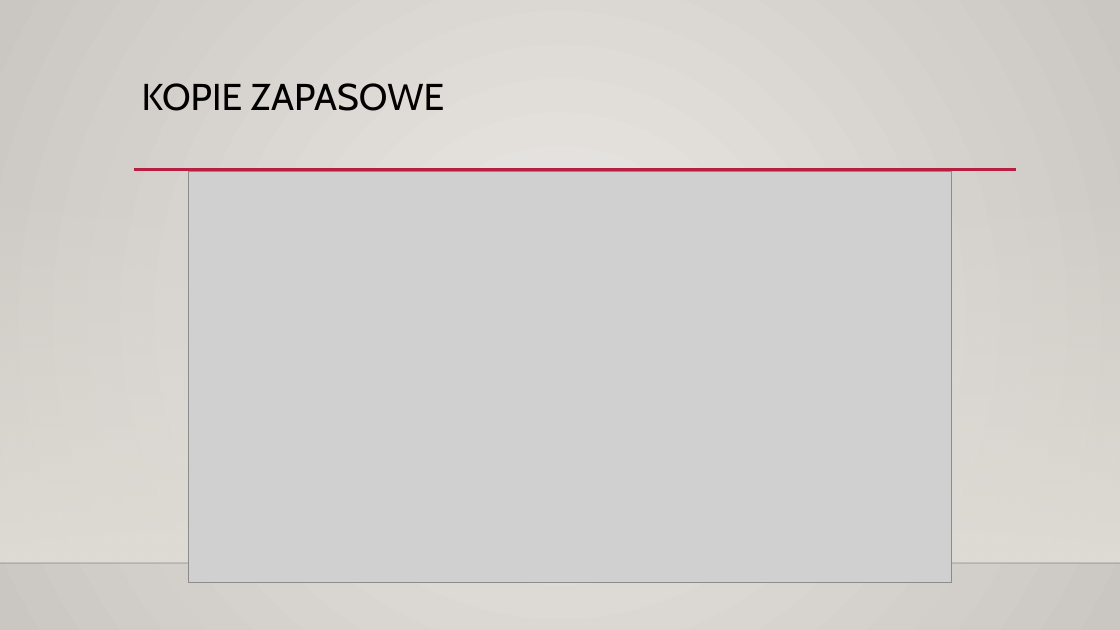
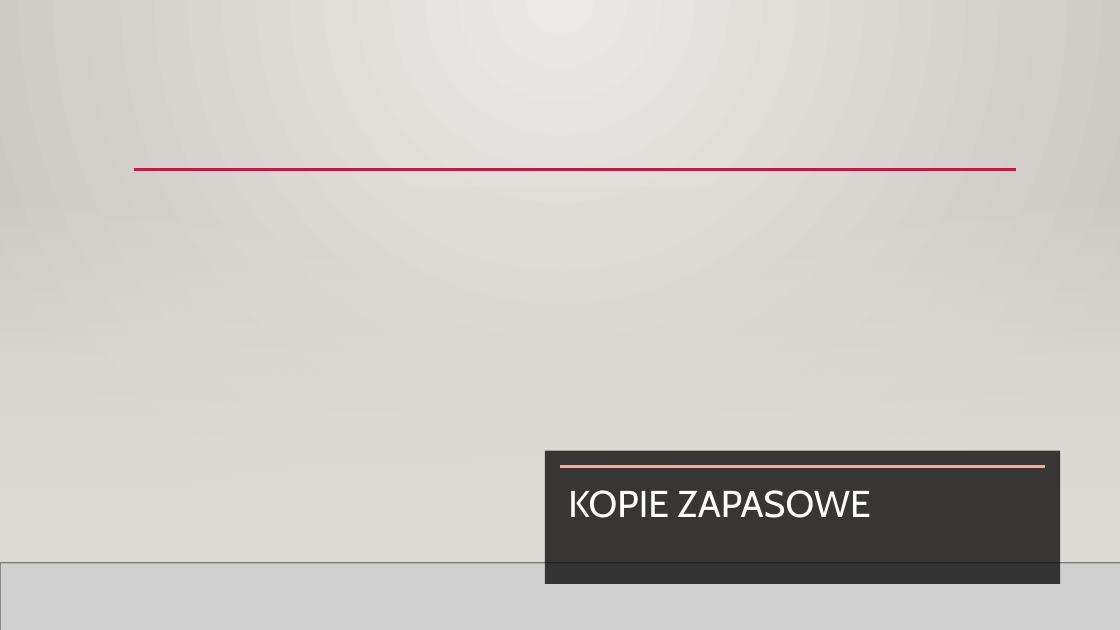
Before and after one commit to oliwiaglodek/MuzeumWPF, a slide deck: slide 20 of Prezentacja na obronę.pptx (slide 11 before the commit). Drawn at 1120x630 pixels with LibreOffice and Linux fonts; fonts in the diff are those of the drawing; grey boxes stand for pictures; background and template pictures are left out. Boxes give left, top, right and bottom in pixels: in the first picture for what was removed or moved away, otherwise in the second. Text is boxed around its words. In the diff, an @@ line names an element or a change of style, - is before the commit and + after.

```diff
--- a/Prezentacja na obronę.pptx
+++ b/Prezentacja na obronę.pptx
@@ background gradient #ECEAE7 to #CAC7C1 to picture (left out) @@
@@ line removed from (134, 170) to (1017, 170) @@
@@ line added from (134, 170) to (1017, 170), #B71E42 2.5 pt @@
@@ picture removed at (x1=189, y1=171, x2=952, y2=583) @@
@@ rectangle added at (x1=0, y1=186, x2=1120, y2=563), fill gradient #DFDBD5 @@
@@ rectangle added at (x1=545, y1=450, x2=1061, y2=584), fill #000001 at 75% opacity @@
@@ line added from (560, 466) to (1045, 466), #FFA891 2.5 pt @@
@@ title "KOPIE ZAPASOWE" moved from (x1=142, y1=83, x2=445, y2=111) to (x1=568, y1=490, x2=871, y2=518) @@
@@ title "KOPIE ZAPASOWE" at (x1=568, y1=490, x2=871, y2=518): text colour #000000 to #FFFFFE @@
@@ picture added at (x1=0, y1=563, x2=1120, y2=630) @@
@@ line added from (0, 563) to (1120, 563), #000001 1 pt @@
```
Also in this commit, not shown: 13 other slides changed, 9 slides added.
